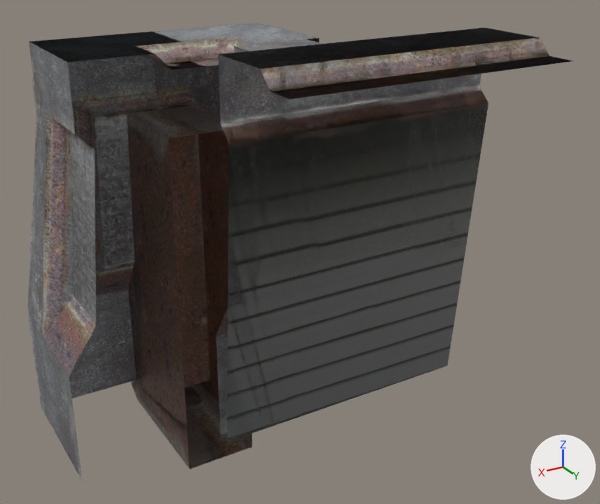
What one commit did to the Blender file assets_src/Tilesets/ConcreteWalls.blend.
Before and after are seen from a camera (50 mm lens) standing at (1.03, 2.26, 1.76) and looking at (-0.52, -0.31, 0.48). Lighting does not change. The marker at lower right points along +X, +Y and +Z.
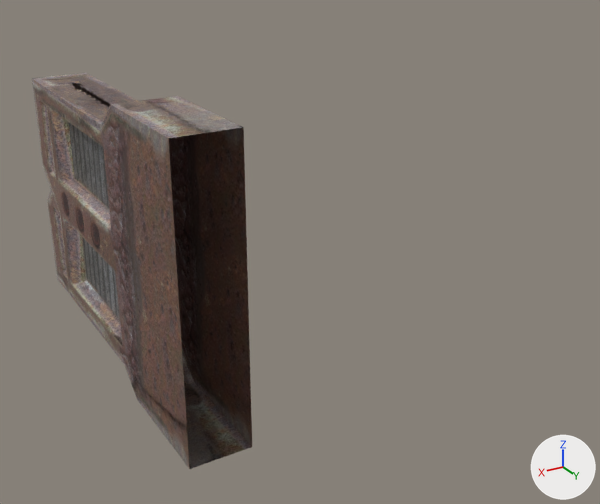
What differs and where, as boxes (x1, y1, x2, y2) in the pictures (600 x 504 px):
'Cube.005', hidden: before (218, 29, 567, 441)
'Cube.008', hidden: before (28, 31, 202, 482)
'Cube.004', hidden: before (31, 23, 319, 397)
'Cube.001', hidden (black): before (216, 28, 571, 434)
'Cube.007', hidden (black): before (218, 28, 564, 442)
'Cube.000', hidden (black): before (216, 29, 572, 432)
'Cube.002', hidden (black): before (221, 28, 563, 112)
'Cube.006', hidden: before (217, 39, 394, 334)
'Cube.003', unchanged, uncovered by the edit: before (128, 108, 252, 469); after (44, 83, 252, 469)

The change in detail:
Object 'Cube.001' (ob_cube_001) is now hidden.
Object 'Cube.008' (ob_cube_008) is now hidden.
Object 'Cube.006' (ob_cube_006) is now hidden.
Object 'Cube.007' (ob_cube_007) is now hidden.
Object 'Cube.000' (ob_cube_000) is now hidden.
Object 'Cube.002' (ob_cube_002) is now hidden.
Object 'Cube.004' (ob_cube_004) is now hidden.
Object 'Cube.005' (ob_cube_005) is now hidden.
